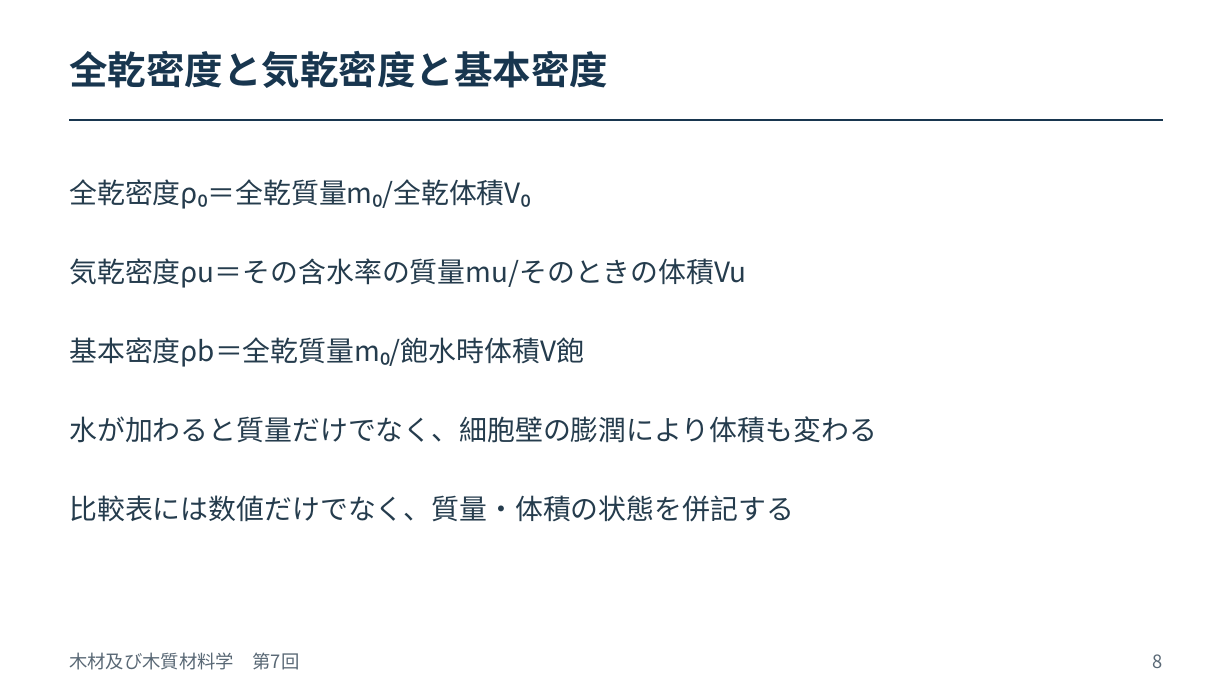
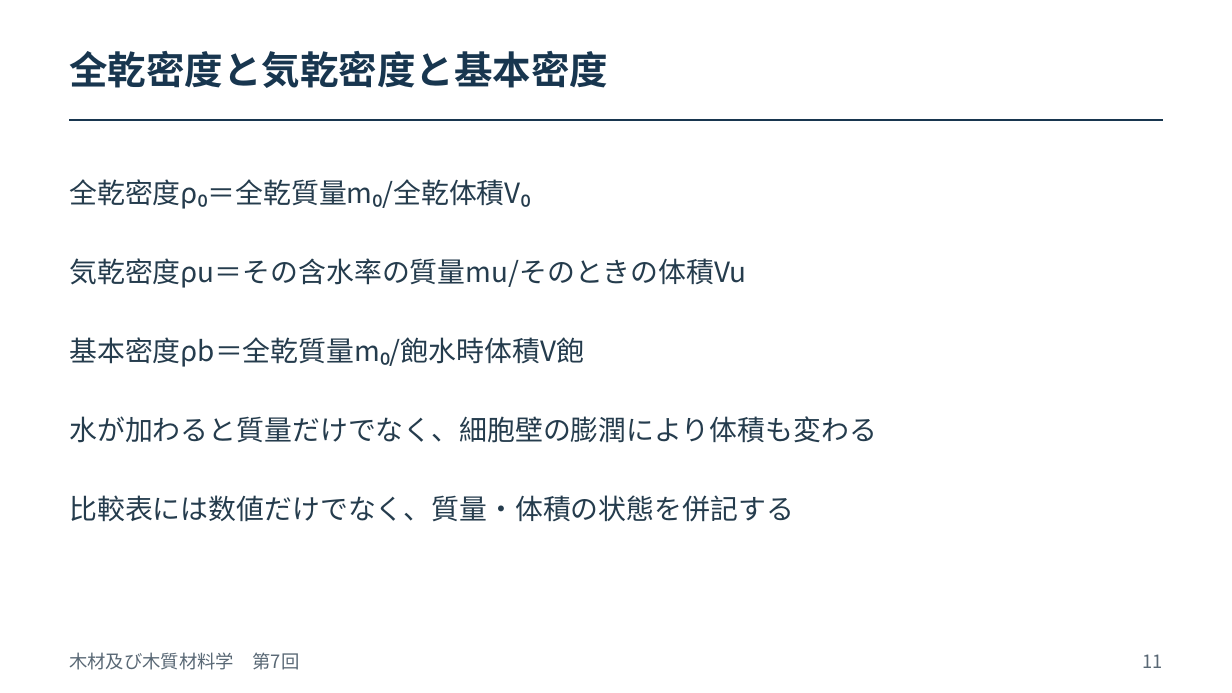
Before and after one commit to zooc-14calbp/wood-science-course, a slide deck: slide 11 of 第07回/07_密度と比重.pptx (slide 8 before the commit). Drawn at 1232x693 pixels with LibreOffice and Linux fonts; fonts in the diff are those of the drawing. Boxes give left, top, right and bottom in pixels: in the first picture for what was removed or moved away, otherwise in the second. Text is boxed around its words. In the diff, an @@ line names an element or a change of style, - is before the commit and + after.

```diff
--- a/第07回/07_密度と比重.pptx
+++ b/第07回/07_密度と比重.pptx
@@ text at (1142, 654, 1162, 668): text changed @@
-8
+11
```
Also in this commit, not shown: 15 other slides changed, 5 slides added.
